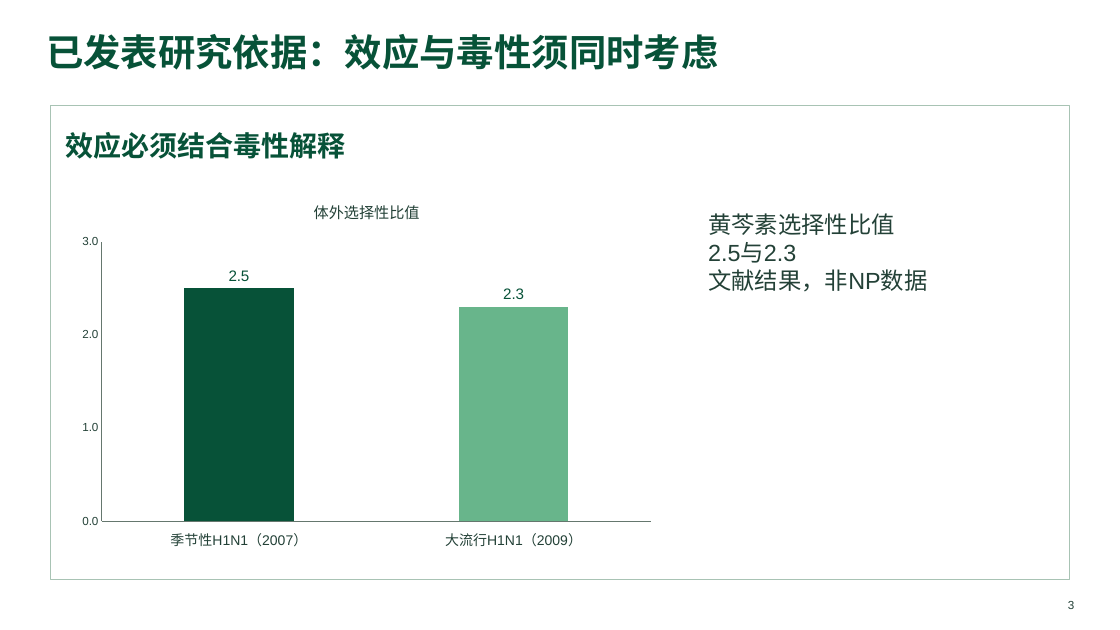
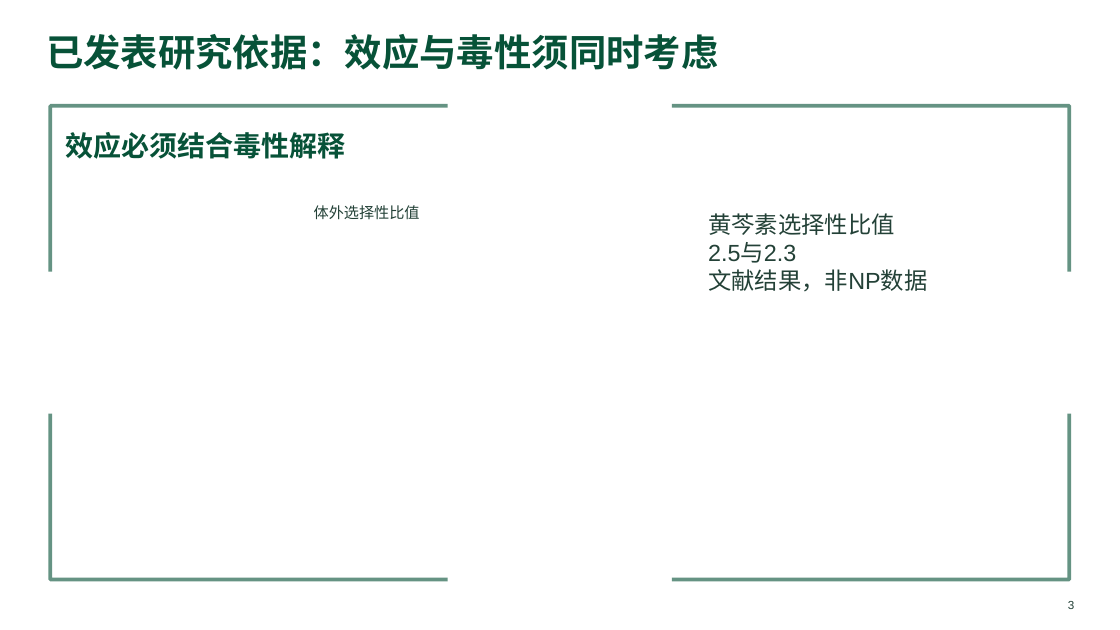
Before and after one commit to yetong0516/research-slide-workflow, a slide deck: slide 3 of examples/natural-antiviral/example.pptx. Drawn at 1120x630 pixels with LibreOffice and Linux fonts; fonts in the diff are those of the drawing. Boxes give left, top, right and bottom in pixels: in the first picture for what was removed or moved away, otherwise in the second. Text is boxed around its words. In the diff, an @@ line names an element or a change of style, - is before the commit and + after.

```diff
--- a/examples/natural-antiviral/example.pptx
+++ b/examples/natural-antiviral/example.pptx
@@ rectangle removed at [50,106,1070,580] @@
@@ freeform shape added at [50,106,1070,580], outline #075238 3.2 pt @@
@@ column chart removed at [71,229,663,557] @@
-categories: 季节性H1N1（2007）, 大流行H1N1（2009）
-Series 1: 2.5, 2.3
```
Also in this commit, not shown: 6 other slides changed, 6 other files.
